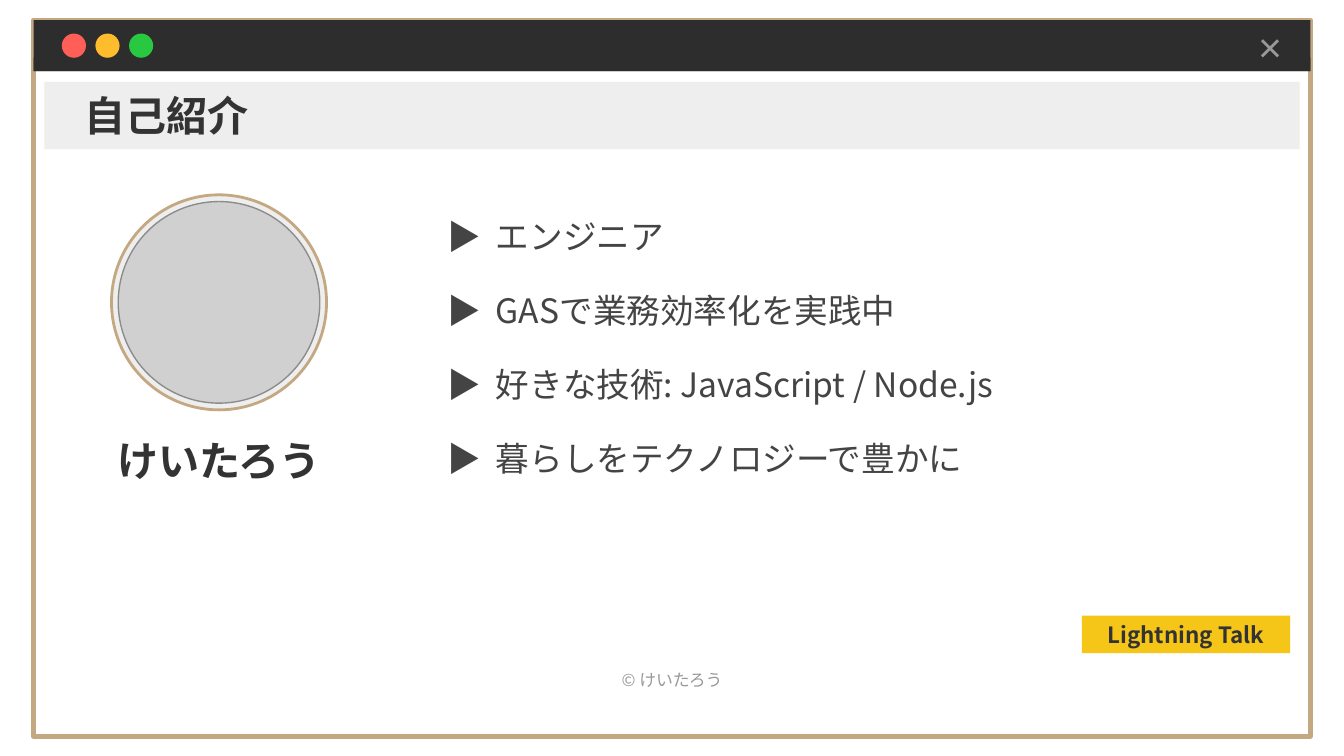
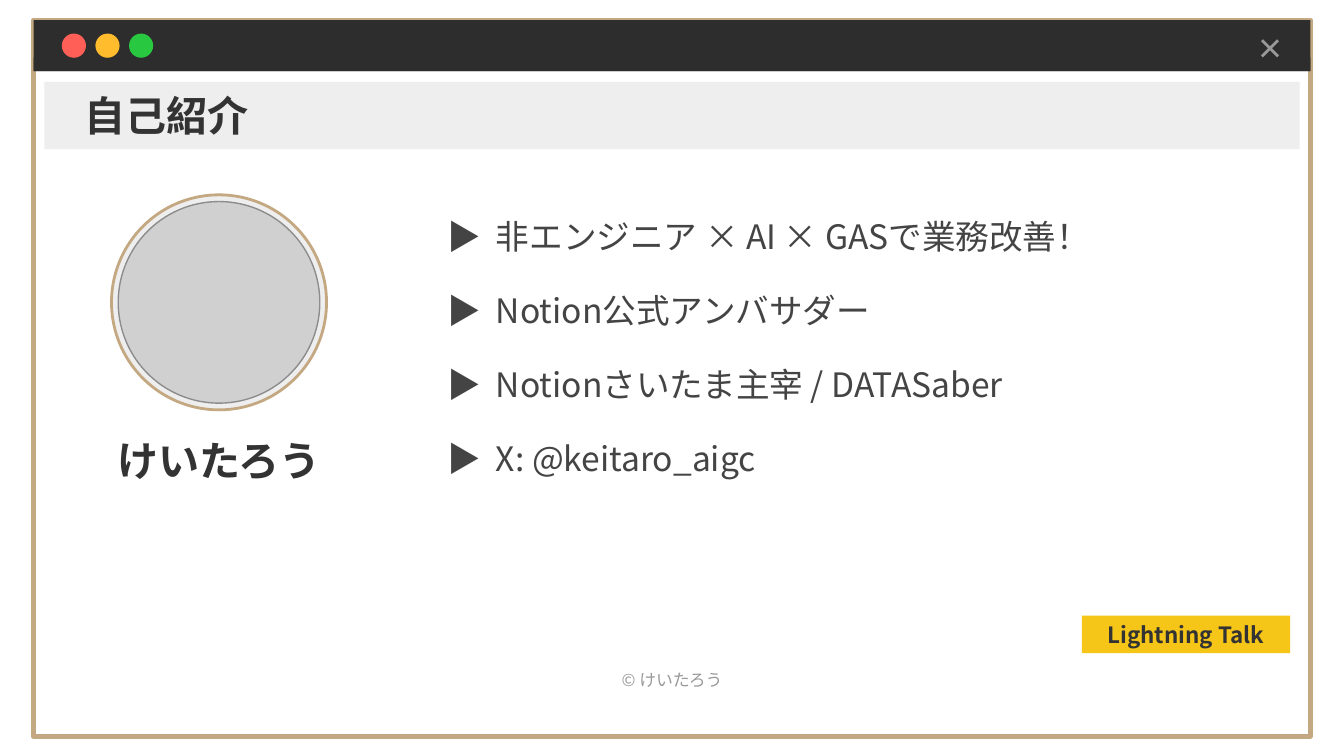
Before and after one commit to groundcobra009/kurashi-to-notion-lt-skill, a slide deck: slide 2 of downloads/pptx/gas-intro.pptx. Drawn at 1344x756 pixels with LibreOffice and Linux fonts; fonts in the diff are those of the drawing; grey boxes stand for pictures. Boxes give left, top, right and bottom in pixels: in the first picture for what was removed or moved away, otherwise in the second. Text is boxed around its words. In the diff, an @@ line names an element or a change of style, - is before the commit and + after.

```diff
--- a/downloads/pptx/gas-intro.pptx
+++ b/downloads/pptx/gas-intro.pptx
@@ text at bbox=[496, 220, 1090, 252]: text changed @@
-▶ エンジニア
+▶ 非エンジニア × AI × GASで業務改善！
@@ text at bbox=[496, 295, 870, 326]: text changed @@
-▶ GASで業務効率化を実践中
+▶ Notion公式アンバサダー
@@ text at bbox=[496, 368, 1003, 400]: text changed @@
-▶ 好きな技術: JavaScript / Node.js
+▶ Notionさいたま主宰 / DATASaber
@@ text at bbox=[496, 444, 756, 480]: text changed @@
-▶ 暮らしをテクノロジーで豊かに
+▶ X: @keitaro_aigc
```
Also in this commit, not shown: 1 other file.
